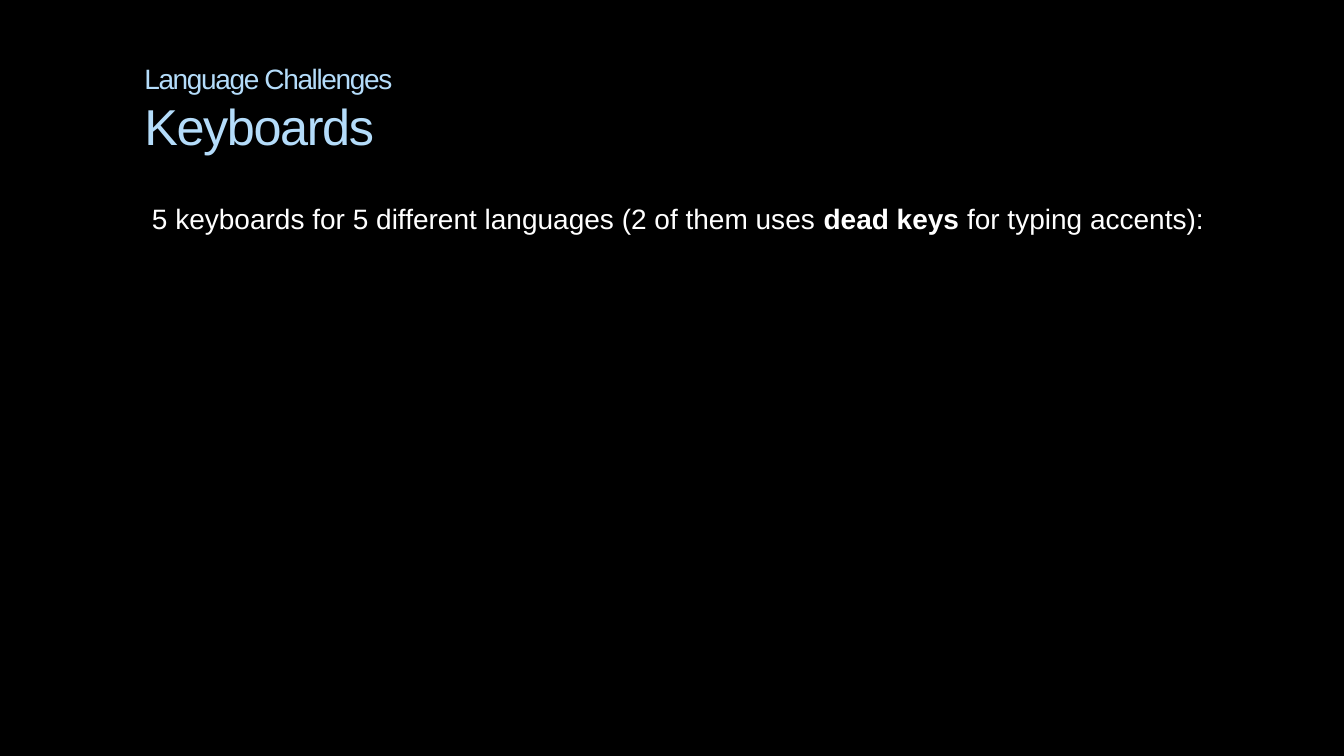
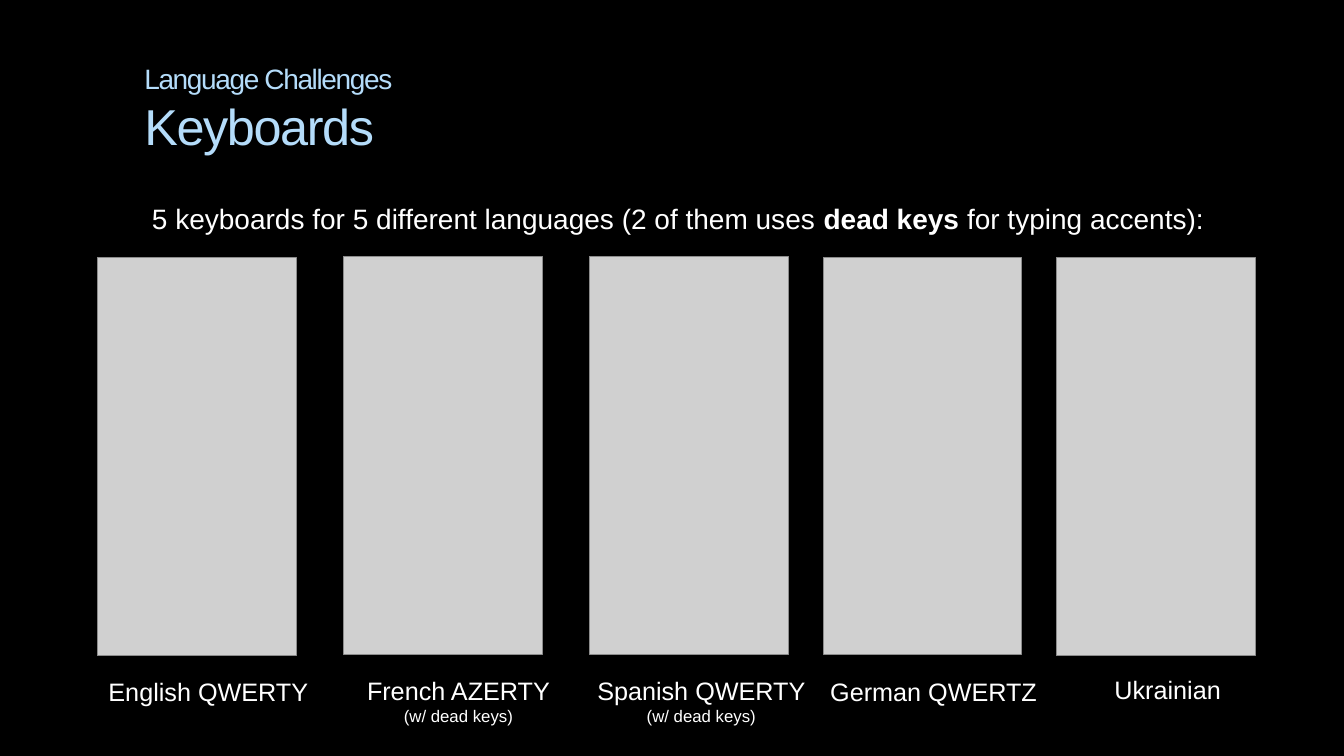
Before and after one commit to AlexanderPoone/tempusespatium, a slide deck: slide 16 of shitty_ppt.pptx. Drawn at 1344x756 pixels with LibreOffice and Linux fonts; fonts in the diff are those of the drawing; grey boxes stand for pictures; background and template pictures are left out. Boxes give left, top, right and bottom in pixels: in the first picture for what was removed or moved away, otherwise in the second. Text is boxed around its words. In the diff, an @@ line names an element or a change of style, - is before the commit and + after.

```diff
--- a/shitty_ppt.pptx
+++ b/shitty_ppt.pptx
@@ picture added at box(98, 257, 297, 655) @@
@@ picture added at box(344, 256, 542, 654) @@
@@ picture added at box(590, 256, 788, 654) @@
@@ picture added at box(824, 257, 1022, 654) @@
@@ picture added at box(1057, 257, 1255, 655) @@
@@ text added at box(108, 682, 308, 706), 18 pt, text #FFFFFF @@
+English QWERTY
@@ text added at box(367, 681, 550, 726), 18 pt, text #FFFFFF @@
+French AZERTY
+(w/ dead keys)
@@ text added at box(597, 681, 805, 726), 18 pt, text #FFFFFF @@
+Spanish QWERTY
+(w/ dead keys)
@@ text added at box(830, 683, 1037, 706), 18 pt, text #FFFFFF @@
+German QWERTZ
@@ text added at box(1114, 680, 1220, 700), 18 pt, text #FFFFFF @@
+Ukrainian
```
Also in this commit, not shown: 4 other slides changed, 2 other files.
